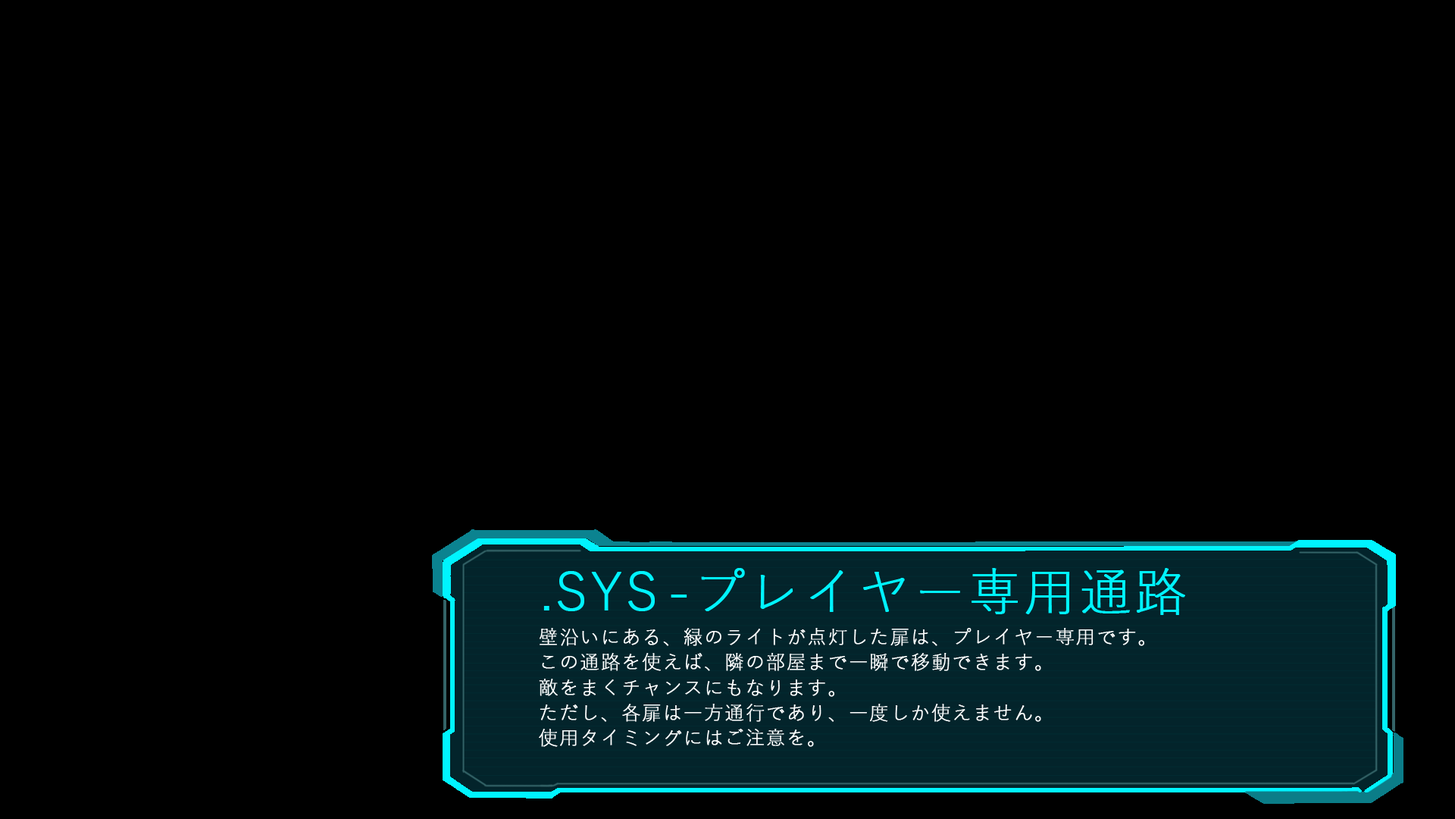
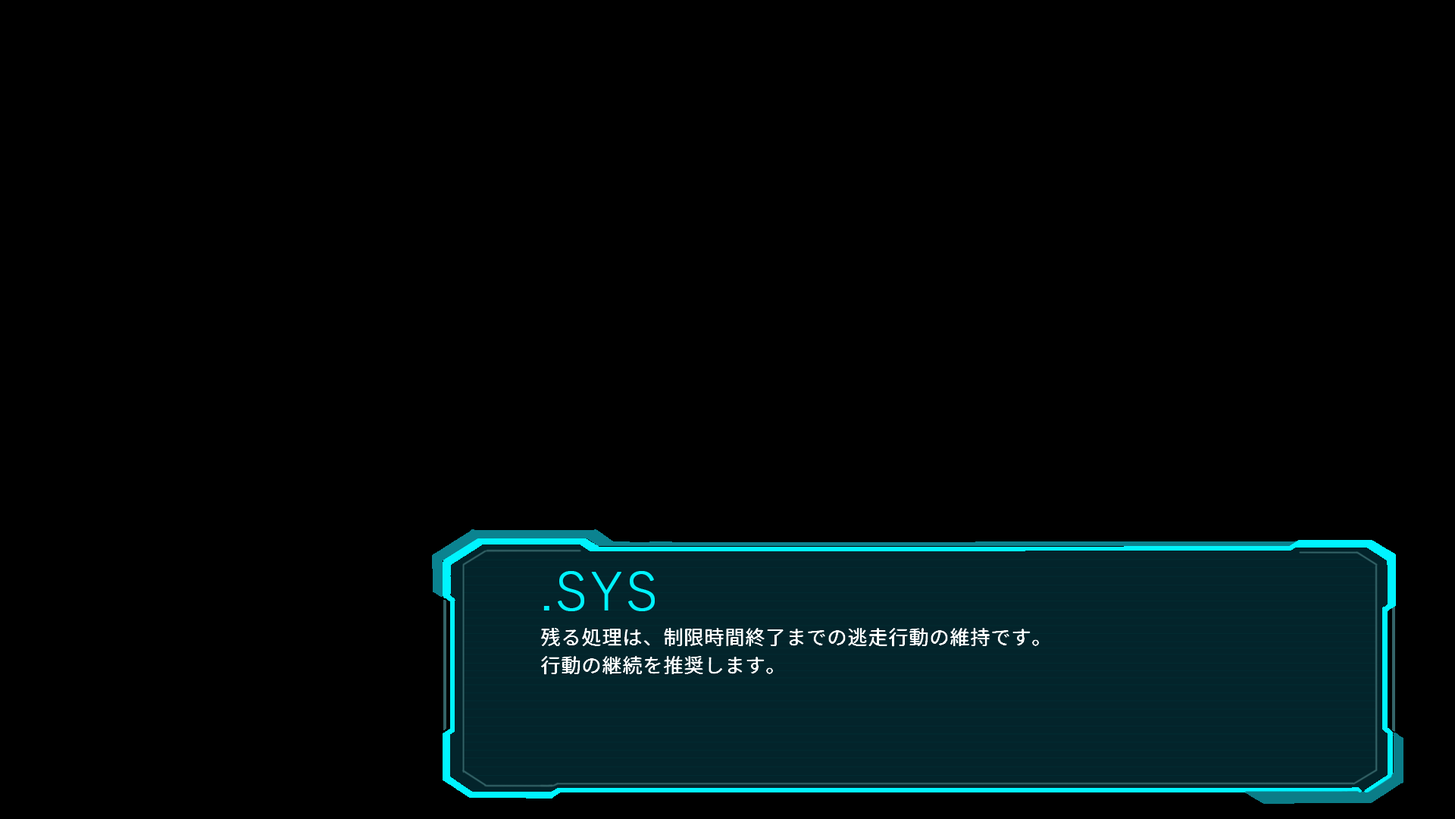
Comparing the layer stacks of the two 1455x819 images. Changes:
added layer "残る処理は、制限時間終了までの逃走行動の維持です。" in group "プレイヤー専用通路" over [540, 627, 1040, 675]
hid "壁沿いにある、緑のライトが点灯した扉は、プレイヤー専用です。 この通路を使えば、隣の部屋まで一瞬で移動できます。 敵をまくチャ" over [538, 627, 1145, 747]
hid "-プレイヤー専用通路" over [670, 567, 1186, 615]
